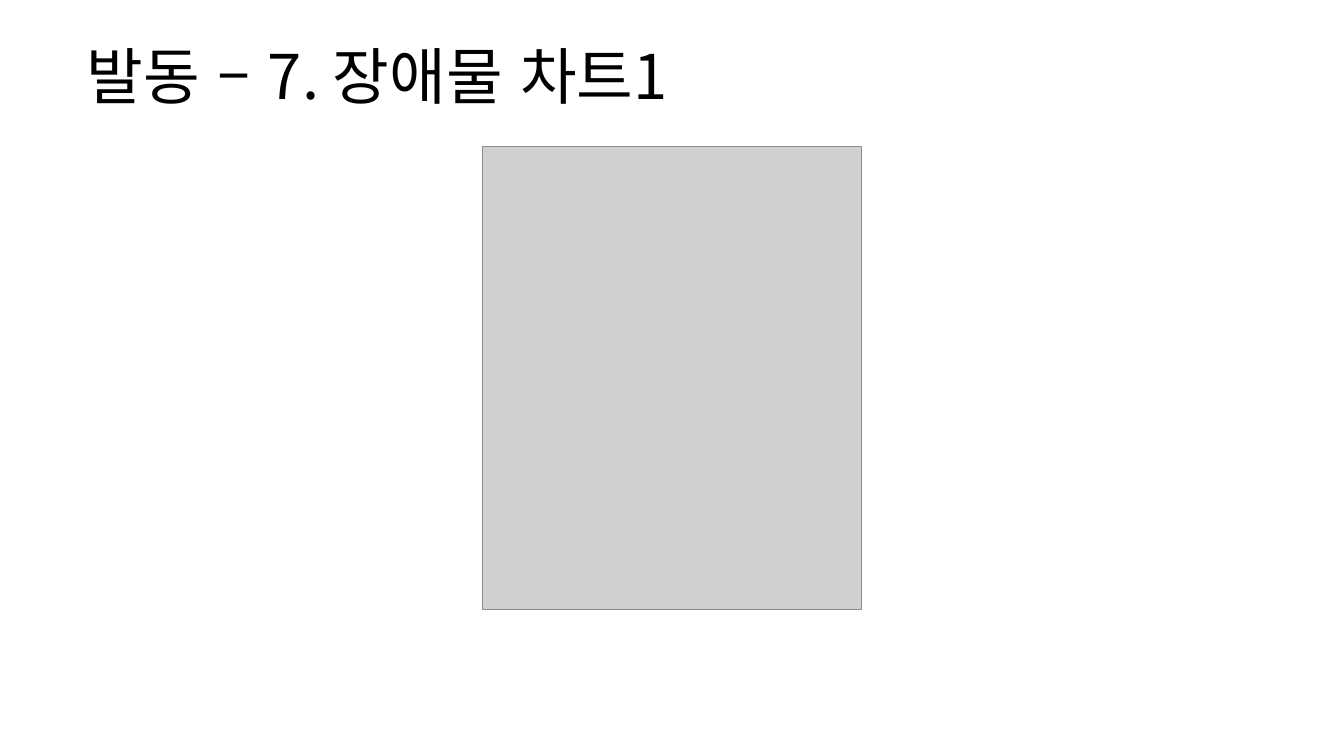
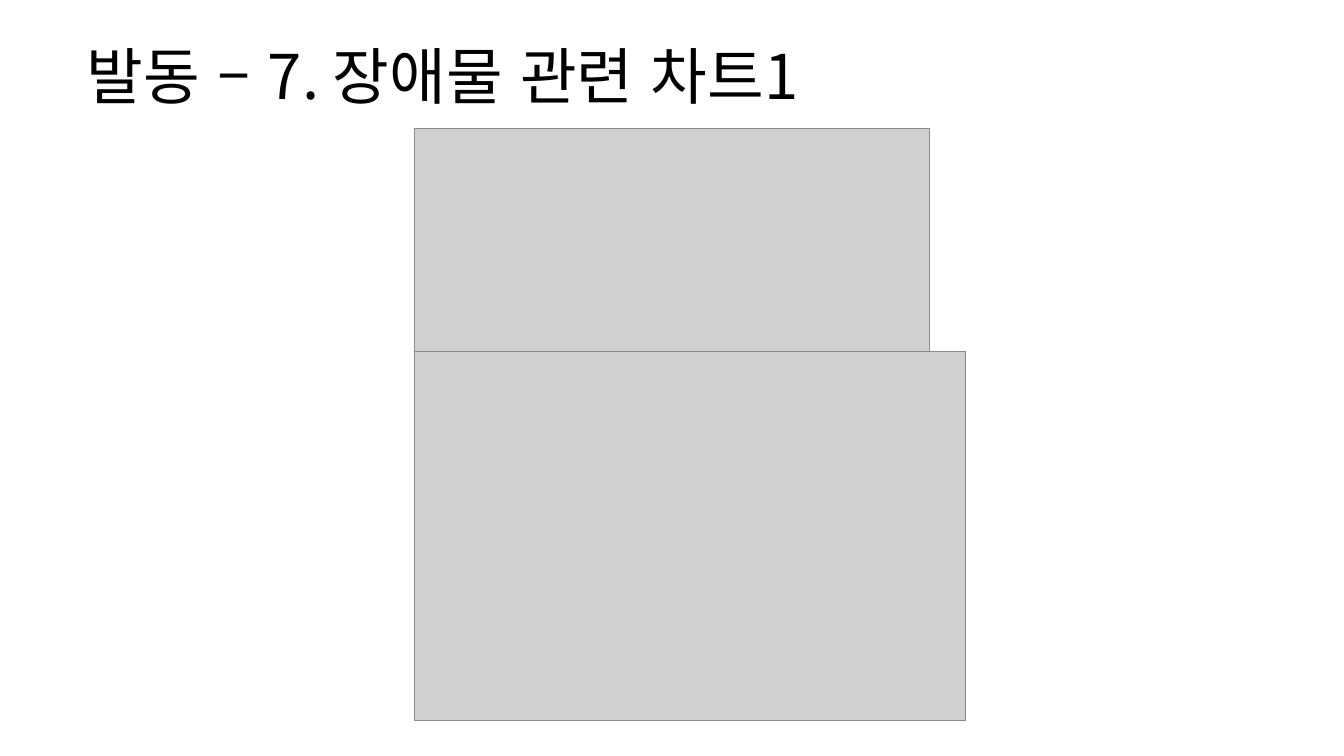
Before and after one commit to yjk0401/unityenginebasic_9th, a slide deck: slide 36 of 기획/방랑엽사전/스킬 시스템 기획서.pptx. Drawn at 1344x756 pixels with LibreOffice and Linux fonts; fonts in the diff are those of the drawing; grey boxes stand for pictures. Boxes give left, top, right and bottom in pixels: in the first picture for what was removed or moved away, otherwise in the second. Text is boxed around its words. In the diff, an @@ line names an element or a change of style, - is before the commit and + after.

```diff
--- a/기획/방랑엽사전/스킬 시스템 기획서.pptx
+++ b/기획/방랑엽사전/스킬 시스템 기획서.pptx
@@ text at (x1=87, y1=48, x2=799, y2=104): text changed @@
-발동 – 7. 장애물 차트1
+발동 – 7. 장애물 관련 차트1
@@ picture added at (x1=414, y1=129, x2=930, y2=352) @@
@@ picture removed at (x1=483, y1=146, x2=862, y2=609) @@
@@ picture added at (x1=414, y1=352, x2=966, y2=721) @@
```
Also in this commit, not shown: 11 other slides changed, 2 slides removed, 3 other files.
